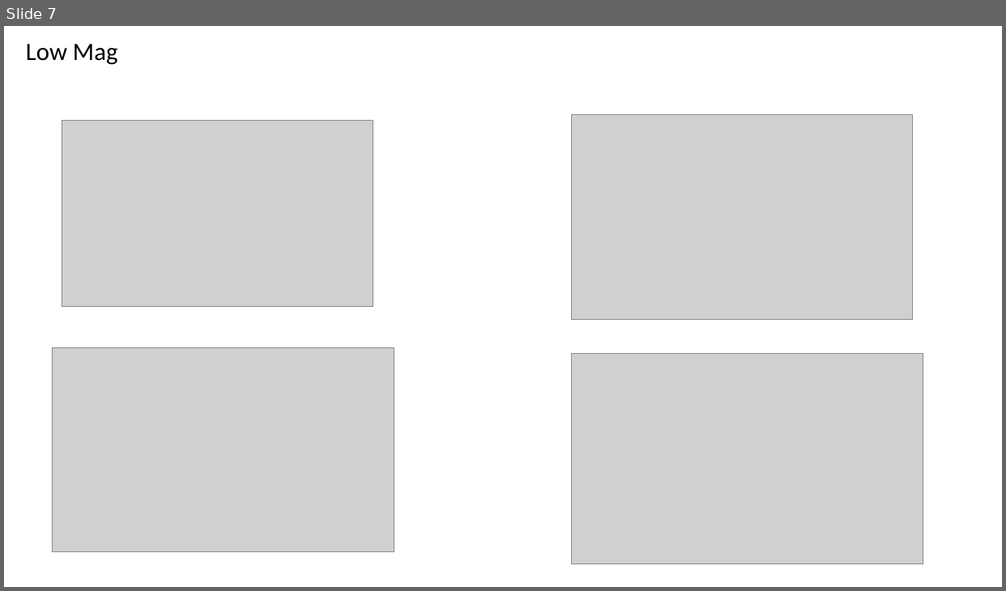
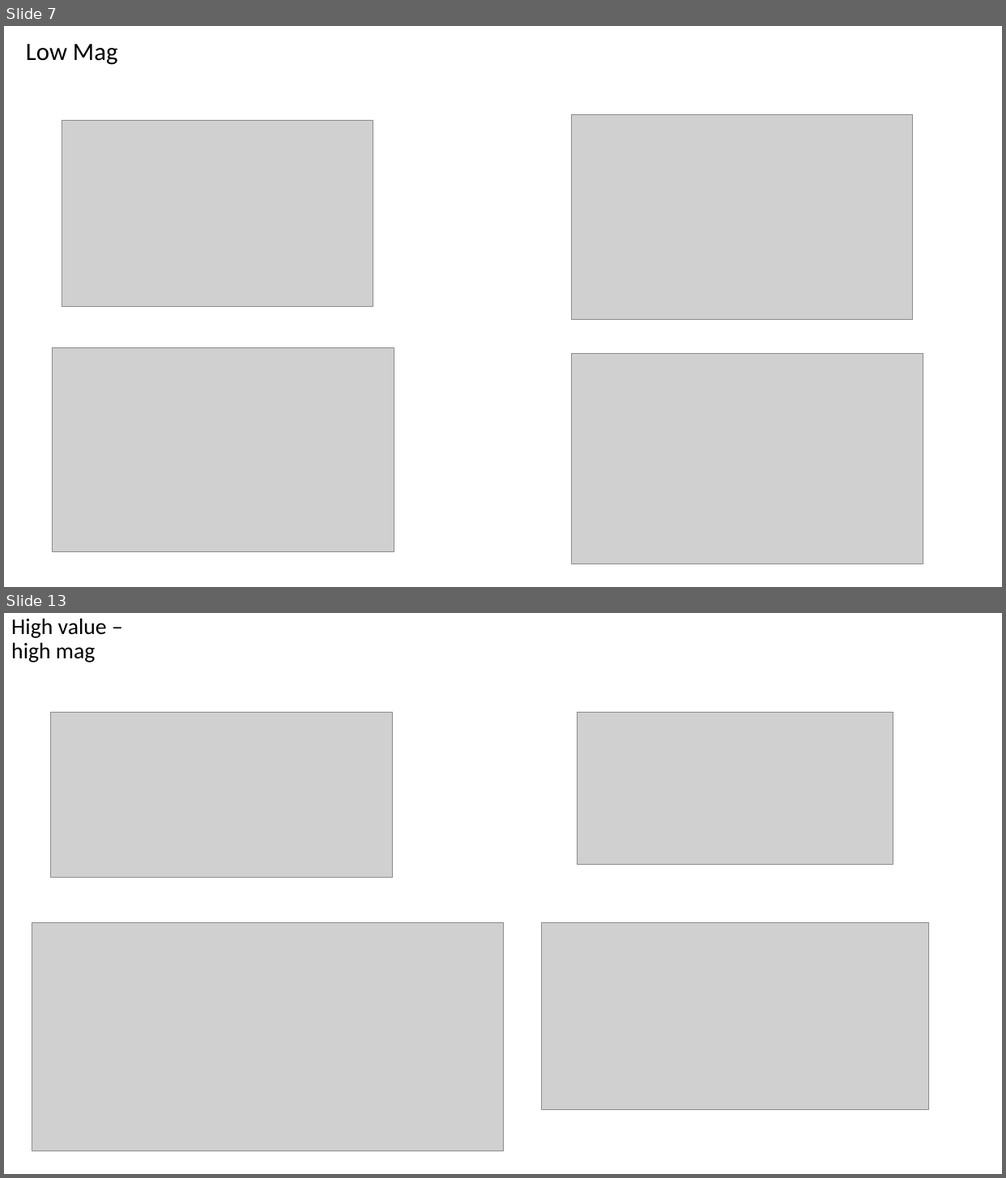
Before and after one commit to gpagnier/rampAnalysis, a slide deck: RampResponseMappingNew2.1.pptx. Shown one above the other, each under a label of ours: slide 7 before the commit, slides 7 and 13 after it; the slides between them are not shown. The pictures are 1006x591 and 1006x1178 pixels, drawn with LibreOffice and Linux fonts; fonts in the diff are those of the drawing; grey boxes stand for pictures. Boxes give left, top, right and bottom in pixels: in the first picture for what was removed or moved away, otherwise in the second. Text is boxed around its words. In the diff, an @@ line names an element or a change of style, - is before the commit and + after.

```diff
--- a/RampResponseMappingNew2.1.pptx
+++ b/RampResponseMappingNew2.1.pptx
@@ slide 13 added at [4, 613, 1002, 1174], background #FFFFFF @@
@@ title added at [11, 618, 107, 662], 21.6 pt, text #000000 @@
+High value – high mag
@@ picture added at [50, 712, 393, 877] @@
@@ picture added at [577, 712, 893, 865] @@
@@ picture added at [32, 923, 503, 1152] @@
@@ picture added at [543, 923, 929, 1110] @@
```
Also in this commit, not shown: 7 slides changed, 8 other slides added, 4 slides removed, 3 other files.
